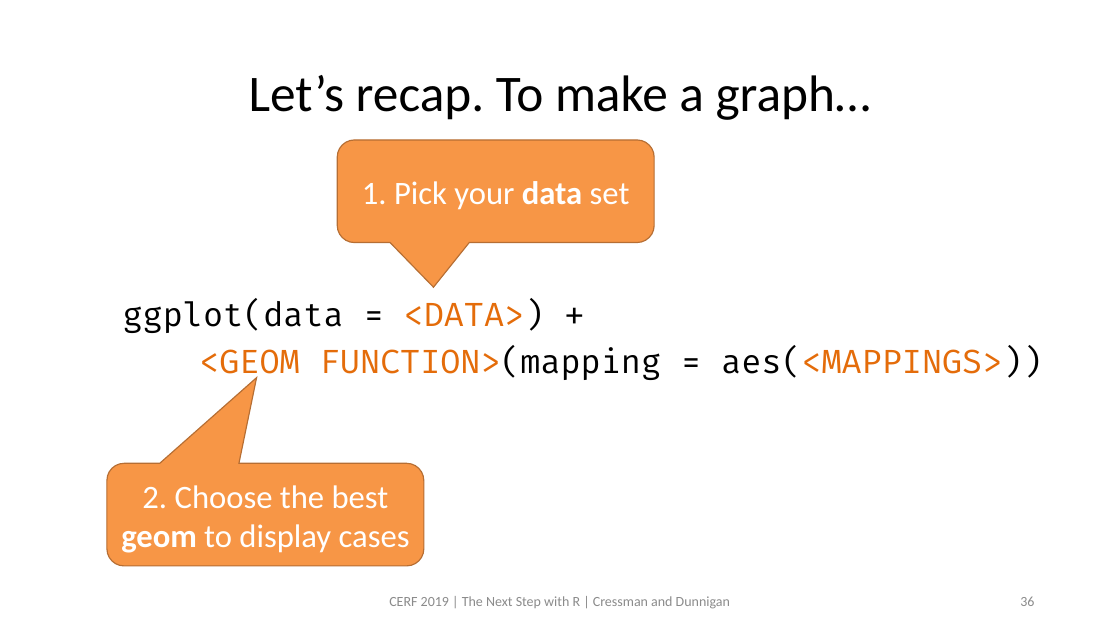
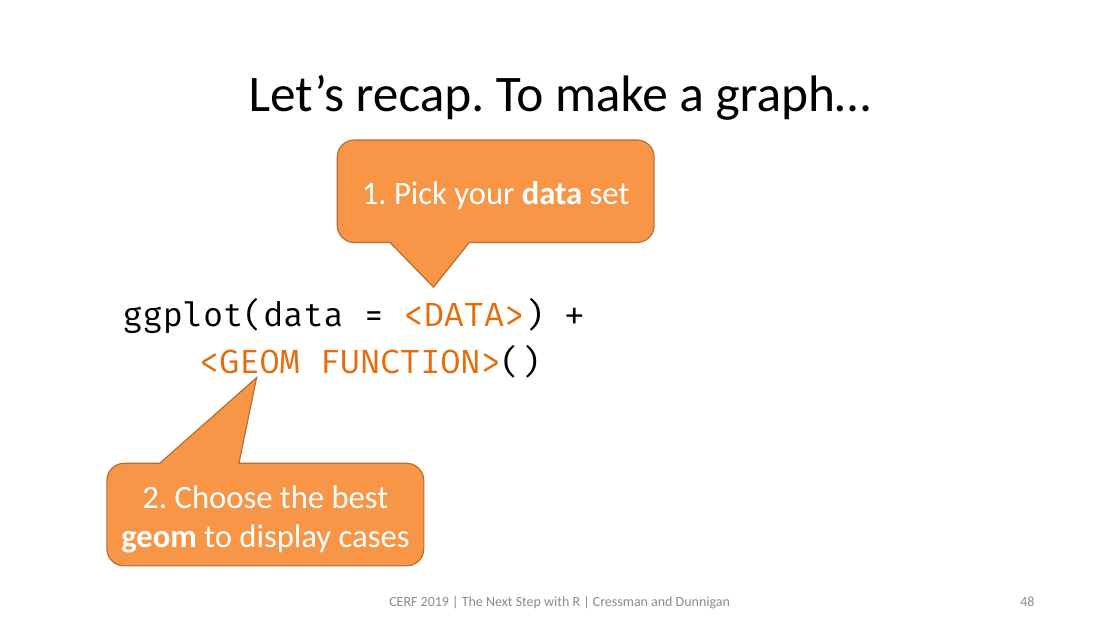
Before and after one commit to swmpkim/2019_CERF, a slide deck: slide 48 of slides/01_Visualize.pptx (slide 36 before the commit). Drawn at 1120x630 pixels with LibreOffice and Linux fonts; fonts in the diff are those of the drawing. Boxes give left, top, right and bottom in pixels: in the first picture for what was removed or moved away, otherwise in the second. Text is boxed around its words. In the diff, an @@ line names an element or a change of style, - is before the commit and + after.

```diff
--- a/slides/01_Visualize.pptx
+++ b/slides/01_Visualize.pptx
@@ text at <box>199,347,541,382</box>: text changed @@
-<GEOM FUNCTION>(mapping = aes(<MAPPINGS>))
+<GEOM FUNCTION>()
@@ page number at <box>1020,596,1034,606</box>: text changed @@
-36
+48
```
Also in this commit, not shown: 13 other slides changed, 18 slides added, 1 other file.
